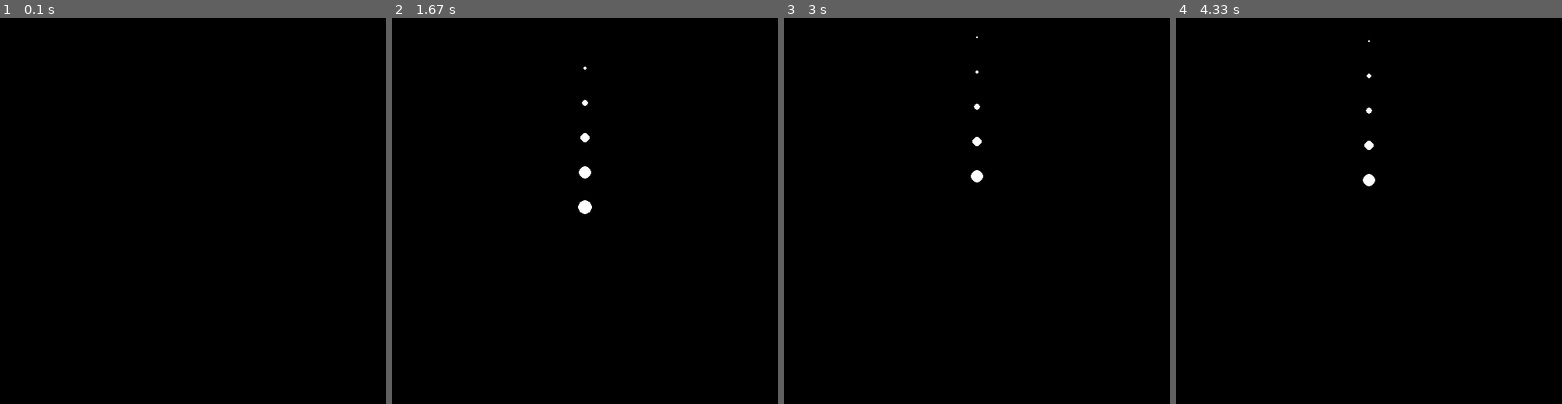
Above: before the commit, frames 1-4 (left to right).
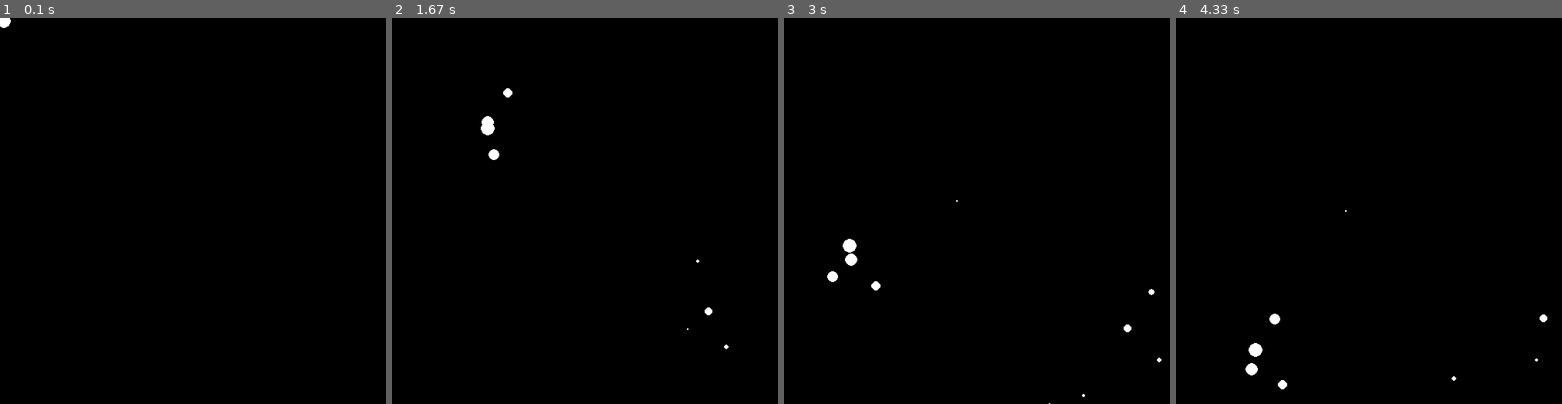
Above: after the commit, the same moments.

Repository: PaoloGuglie/Clear_Code_Tutorials
Game: pygame game, started from Particle effects in Pygame/main.py
The game is run twice, just before and just after one commit, with the same random seed, the same clock (stepped at 60 frames per second) and the same inputs.
Inputs (mouse positions are in pixels of both pictures, inside the frame that each line leads up to):
- Up to frame 1 (0.1 s): no input
- Up to frame 2 (1.67 s): click (585, 211) at 0.38 s; click (623, 295) at 0.72 s; click (727, 346) at 1.05 s; click (492, 133) at 1.38 s
- Up to frame 3 (3 s): click (977, 257) at 1.72 s; click (922, 129) at 2.05 s; click (1112, 311) at 2.38 s; click (849, 249) at 2.72 s
- Up to frame 4 (4.33 s): click (1257, 137) at 3.05 s; click (1276, 280) at 3.38 s; click (1507, 299) at 3.72 s; click (1253, 353) at 4.05 s

The runs differ from the first frame. In frame 1, less than 0.1% of the frame differs, in the area x 0-3%, y 0-3%; in frame 2, 0.5%, in the area x 23-88%, y 12-86%; in frame 3, 0.5%; in frame 4, 0.5%.

Commit message:
Completed a basic particle system.

Diff:
--- a/Particle effects in Pygame/main.py
+++ b/Particle effects in Pygame/main.py
@@ -1,5 +1,6 @@
 import pygame
 import sys
+import random
 
 
 #                   CLASSES
@@ -14,7 +15,8 @@
             self.delete_particles()
             for particle in self.items:
                 # move
-                particle[0][1] += particle[2]
+                particle[0][0] += particle[2][0]
+                particle[0][1] += particle[2][1]
                 # shrink
                 particle[1] -= 0.2
                 # draw a circle around the particle
@@ -23,14 +25,15 @@
 
     # add particles
     def add_particle(self):
-        pos_x = 250
-        pos_y = 250
+        pos_x = pygame.mouse.get_pos()[0]
+        pos_y = pygame.mouse.get_pos()[1]
         radius = 10
-        direction = -5
+        direction_x = random.randint(-3, 3)
+        direction_y = random.randint(-3, 3)
         particle_circle = [
             [pos_x, pos_y],
             radius,
-            direction
+            [direction_x, direction_y]
         ]
         self.items.append(particle_circle)
 
@@ -55,7 +58,7 @@
 
 # Custom events
 PARTICLE_EVENT = pygame.USEREVENT + 1
-SPAWN_TIMER_MS = 150
+SPAWN_TIMER_MS = 80
 pygame.time.set_timer(PARTICLE_EVENT, SPAWN_TIMER_MS)
 
 while True:
@@ -65,6 +68,9 @@
         if event.type == PARTICLE_EVENT:
             particles.add_particle()
 
+    # Hide the mouse cursor
+    pygame.mouse.set_visible(False)
+
     # Draw elements
     screen.fill('Black')
     particles.emit()
